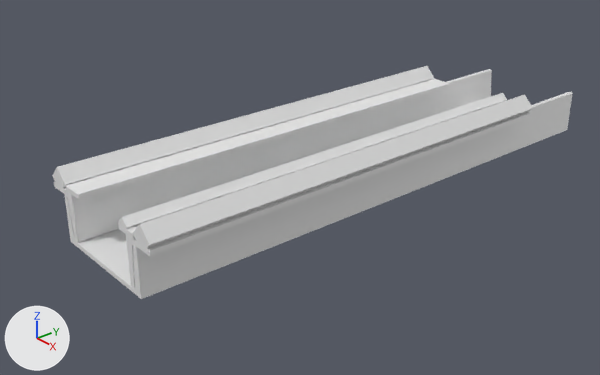
The Blender file Base.blend as it was, and as the next commit left it.
One viewpoint serves both versions: a camera (50 mm lens) standing at (1.088, -1.803, 1.112) and looking at (-0.172, -0.746, 0.349). The lights are fixed; the arrows at lower left show +X, +Y and +Z.

In view in the first picture: 'Base global', 'Base superior Frontal', 'Base superior Posterior', 'Guia interior Frontal', 'Guia principal Frontal', 'Guia principal Posterior', 'Guia secundaria Posterior'.
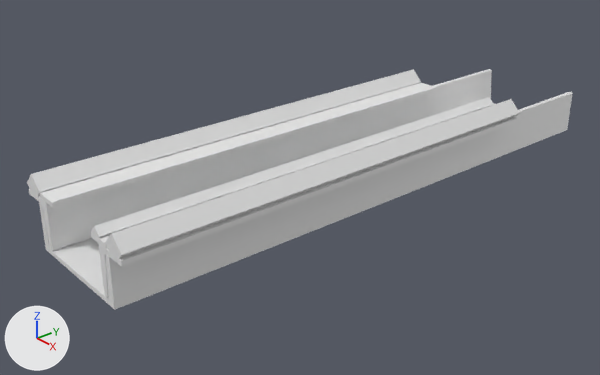
Commit message: Modificacion Base

Where the change shows, as pixel boxes (x1, y1, x2, y2) in the pictures (600 x 375 px):
'Base global', mesh rescaled
    before: (65, 69, 573, 299)
    after: (39, 69, 573, 310)
'Base superior Frontal', moved
    before: (54, 90, 441, 243)
    after: (29, 94, 428, 251)
'Guia principal Posterior', moved
    before: (133, 94, 533, 249)
    after: (105, 99, 519, 259)
'Guia principal Frontal', moved
    before: (52, 66, 434, 188)
    after: (27, 69, 421, 196)
'Guia interior Frontal', moved
    before: (66, 79, 450, 200)
    after: (40, 83, 437, 207)
'Guia secundaria Posterior', moved
    before: (118, 93, 507, 229)
    after: (91, 97, 494, 238)
'Base superior Posterior', moved
    before: (126, 112, 531, 288)
    after: (99, 117, 518, 298)

The change, as a list of edits to the scene's bpy script:
```text
Change me_plane:
    where me_plane.from_pydata(...)  # 44 vertices, 32 faces; spans x -0.264..0.0, y -0.1..0.0, z 0.0..1.24
    used by ob_base_global; location = (-0.264, 0.0, 0.35); rotation_euler = (-1.571, 0.0, 3.142), in degrees (-90, 0, 180)
    me_plane part 1: the whole mesh is scaled about the mesh origin by (1, 1, 1.04)
Change ob_guia_interior_frontal:
    ob_guia_interior_frontal.location: (-0.254, -0.23, 0.471) -> (-0.254, -0.28, 0.471)
Change ob_base_superior_frontal:
    ob_base_superior_frontal.location: (-0.232, 0.0, 0.46) -> (-0.232, -0.05, 0.46)
Change ob_guia_principal_frontal:
    ob_guia_principal_frontal.location: (-0.309, -0.23, 0.472) -> (-0.309, -0.28, 0.472)
Change ob_base_superior_posterior:
    ob_base_superior_posterior.location: (-0.034, -1.4, 0.46) -> (-0.034, -1.45, 0.46)
Change ob_guia_principal_posterior:
    ob_guia_principal_posterior.location: (-0.01, -0.23, 0.472) -> (-0.01, -0.28, 0.472)
Change ob_guia_secundaria_posterior:
    ob_guia_secundaria_posterior.location: (-0.043, -0.23, 0.46) -> (-0.043, -0.279, 0.46)
```
